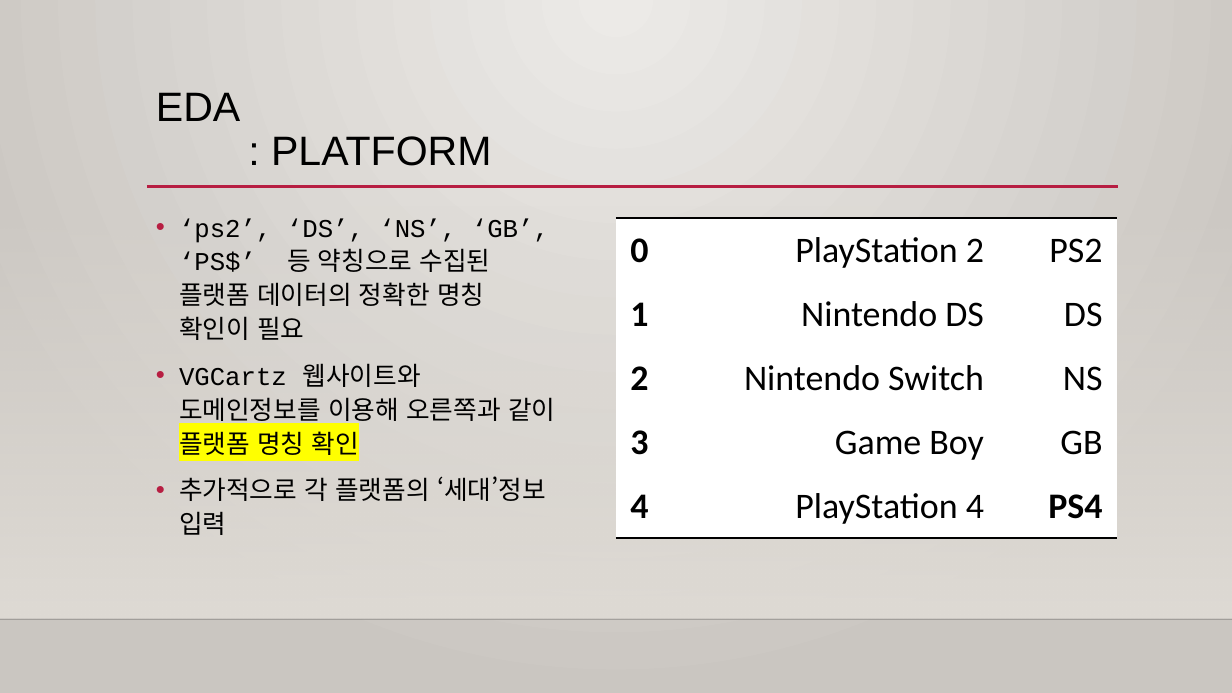
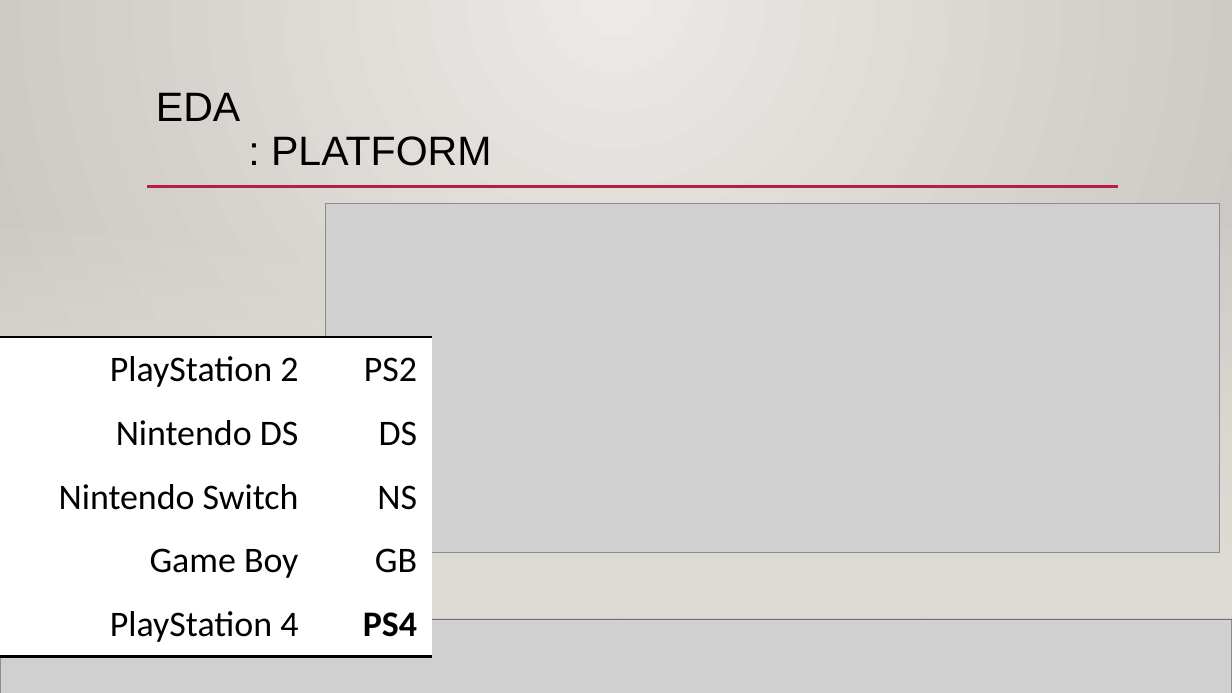
Before and after one commit to leeyeonjun85/AIB_Section_1_Project, a slide deck: slide 6 of Video Game Trend.pptx (slide 13 before the commit). Drawn at 1232x693 pixels with LibreOffice and Linux fonts; fonts in the diff are those of the drawing; grey boxes stand for pictures; background and template pictures are left out. Boxes give left, top, right and bottom in pixels: in the first picture for what was removed or moved away, otherwise in the second. Text is boxed around its words. In the diff, an @@ line names an element or a change of style, - is before the commit and + after.

```diff
--- a/Video Game Trend.pptx
+++ b/Video Game Trend.pptx
@@ rectangle added at [0, 204, 1232, 619], fill gradient #DFDBD5 @@
@@ picture added at [325, 203, 1220, 552] @@
@@ text removed at [179, 218, 555, 535] @@
-• ‘ps2’, ‘DS’, ‘NS’, ‘GB’, ‘PS$’ 등 약칭으로 수집된 플랫폼 데이터의 정확한 명칭 확인이 필요
-• VGCartz 웹사이트와 도메인정보를 이용해 오른쪽과 같이 플랫폼 명칭 확인
-• 추가적으로 각 플랫폼의 ‘세대’정보 입력
@@ table: place and size @@
-table at [616, 218, 1116, 538]
+table at [0, 337, 432, 657]
@@ picture added at [0, 619, 1232, 693] @@
@@ line added from (0, 619) to (1232, 619), #000001 1 pt @@
```
Also in this commit, not shown: 20 other slides changed, 8 slides added, 24 slides removed, 54 other files.
